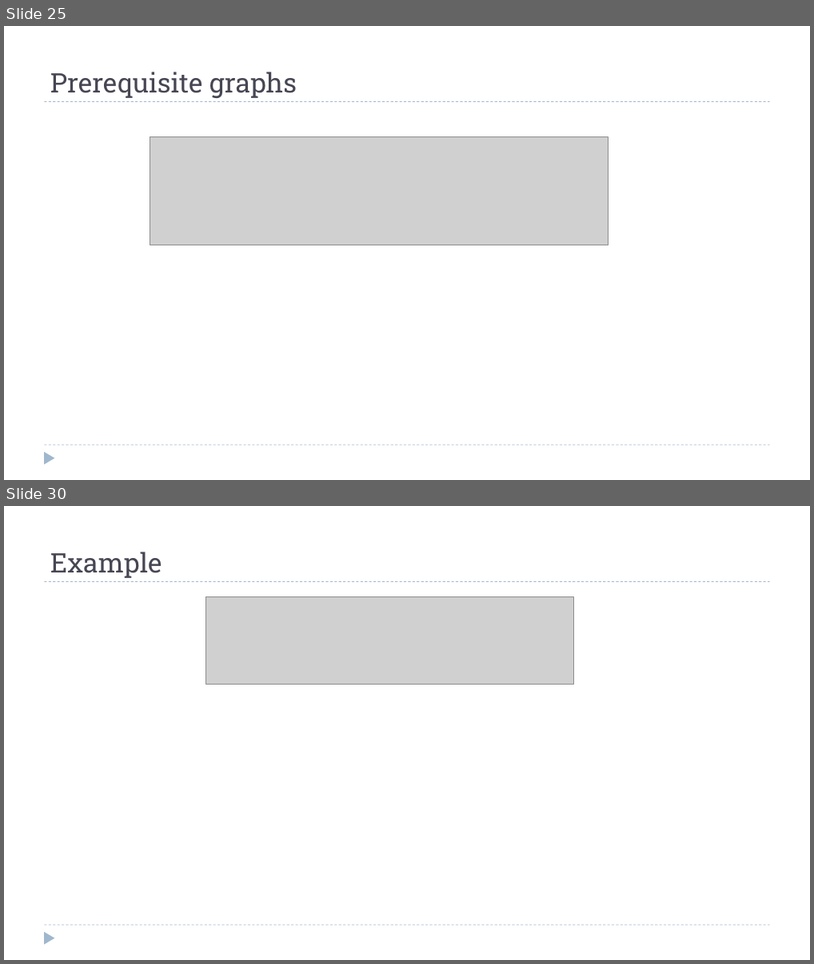
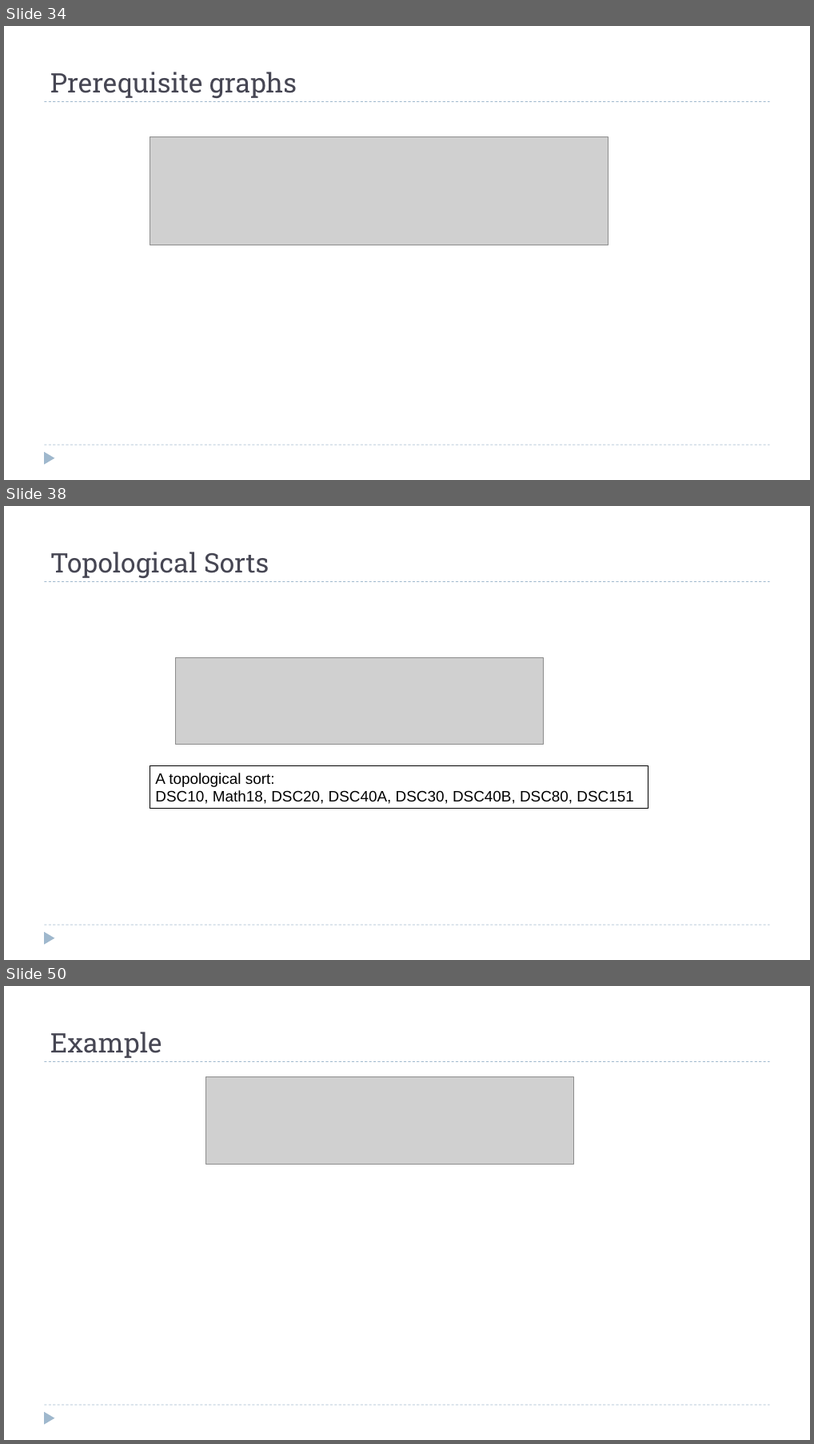
Before and after one commit to dsc-courses/dsc40b-2025-wi, a slide deck: materials/lectures/13-dfs/slides.pptx. Shown one above the other, each under a label of ours: slides 25 and 30 before the commit, slides 34, 38 and 50 after it; the slides between them are not shown. The pictures are 814x964 and 814x1444 pixels, drawn with LibreOffice and Linux fonts; fonts in the diff are those of the drawing; grey boxes stand for pictures. Boxes give left, top, right and bottom in pixels: in the first picture for what was removed or moved away, otherwise in the second. Text is boxed around its words. In the diff, an @@ line names an element or a change of style, - is before the commit and + after.

```diff
--- a/materials/lectures/13-dfs/slides.pptx
+++ b/materials/lectures/13-dfs/slides.pptx
@@ slide 38 added at bbox=[4, 506, 810, 960], background #FFFFFF; not listed: 3 template elements that a slide beside it also shows @@
@@ title added at bbox=[50, 552, 269, 578], 32 pt, text #464653 @@
+Topological Sorts
@@ picture added at bbox=[175, 657, 544, 744] @@
@@ rectangle added at bbox=[150, 765, 649, 808], outline #000000 0.75 pt, 18 pt, text #000000 @@
+A topological sort:
+DSC10, Math18, DSC20, DSC40A, DSC30, DSC40B, DSC80, DSC151
@@ what was slide 25 is now slide 34 @@
@@ what was slide 30 is now slide 50 @@
```
Also in this commit, not shown: 6 slides changed, 19 other slides added, 20 other files.
